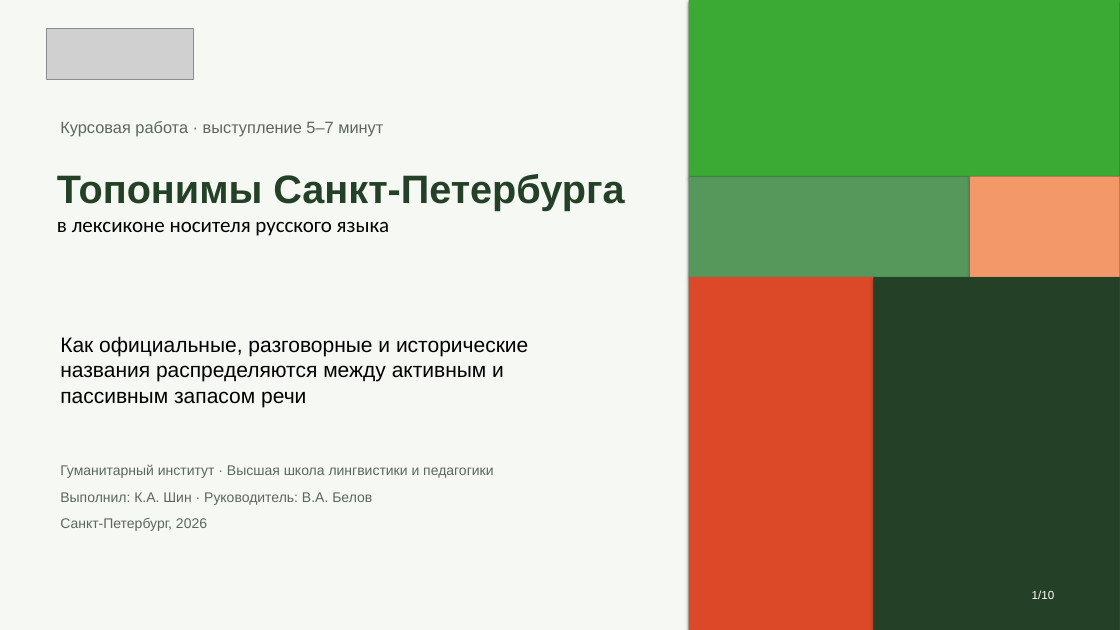
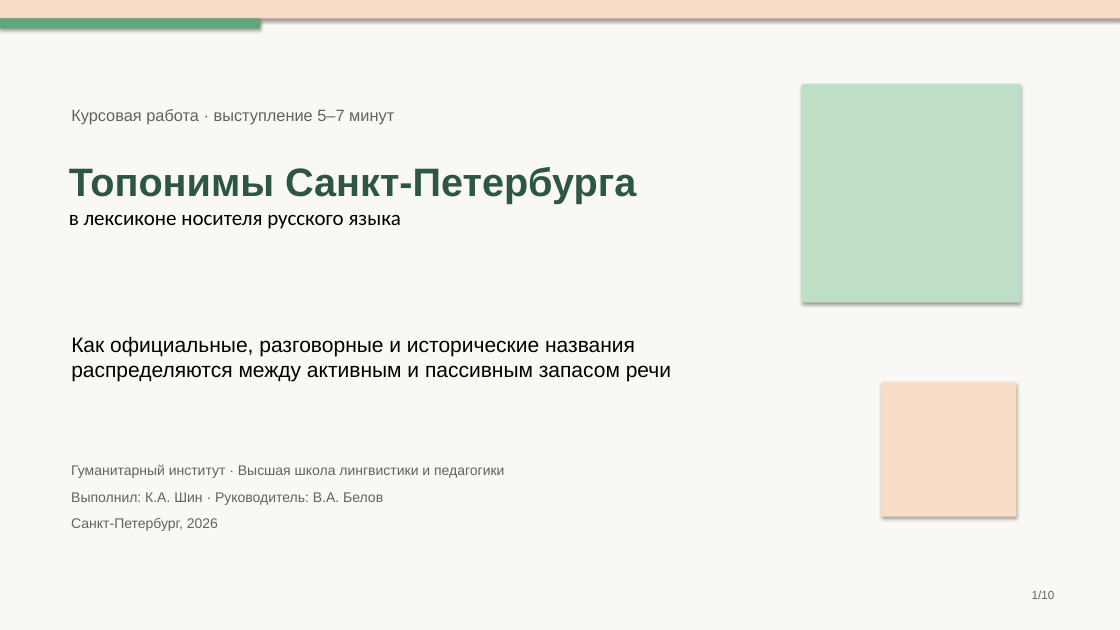
Before and after one commit to mdull2008/project, a slide deck: slide 1 of my_project.pptx. Drawn at 1120x630 pixels with LibreOffice and Linux fonts; fonts in the diff are those of the drawing; grey boxes stand for pictures. Boxes give left, top, right and bottom in pixels: in the first picture for what was removed or moved away, otherwise in the second. Text is boxed around its words. In the diff, an @@ line names an element or a change of style, - is before the commit and + after.

```diff
--- a/my_project.pptx
+++ b/my_project.pptx
@@ background #F6F8F4 to #FAF8F4 @@
@@ rectangle resized from (x1=689, y1=0, x2=1120, y2=176) to (x1=0, y1=18, x2=260, y2=29) @@
@@ rectangle at (x1=0, y1=18, x2=260, y2=29): fill #3AAA35 to #60A678 @@
@@ rectangle added at (x1=0, y1=0, x2=1120, y2=18), fill #F8DCC6 @@
@@ picture removed at (x1=46, y1=29, x2=193, y2=79) @@
@@ rectangle removed at (x1=689, y1=0, x2=1120, y2=630) @@
@@ rectangle resized from (x1=689, y1=176, x2=970, y2=277) to (x1=802, y1=84, x2=1021, y2=302) @@
@@ rectangle at (x1=802, y1=84, x2=1021, y2=302): fill #56975B to #BEDEC7 @@
@@ text "Курсовая работа · выступление 5–7 ..." moved from (x1=60, y1=121, x2=383, y2=136) to (x1=71, y1=109, x2=394, y2=124) @@
@@ text "Курсовая работа · выступление 5–7 ..." at (x1=71, y1=109, x2=394, y2=124): text colour #5C675F to #626262 @@
@@ text "Топонимы Санкт-Петербурга в лексиконе носителя ..." moved from (x1=57, y1=174, x2=624, y2=236) to (x1=69, y1=167, x2=636, y2=229) @@
@@ text "Топонимы Санкт-Петербурга в лексиконе носителя ..." at (x1=69, y1=167, x2=636, y2=229): text colour #244128 to #2D5644 in "Топонимы Санкт-Петербурга" @@
@@ rectangle removed at (x1=689, y1=277, x2=874, y2=630) @@
@@ rectangle removed at (x1=874, y1=277, x2=1120, y2=630) @@
@@ text "Как официальные, разговорные и исторические ..." rewrapped from (x1=60, y1=336, x2=528, y2=407) to (x1=71, y1=336, x2=671, y2=382) @@
@@ rectangle resized from (x1=970, y1=176, x2=1120, y2=277) to (x1=882, y1=382, x2=1017, y2=517) @@
@@ rectangle at (x1=882, y1=382, x2=1017, y2=517): fill #F39869 to #F8DCC6 @@
@@ text "Гуманитарный институт · Высшая школа ..." at (x1=71, y1=464, x2=504, y2=531): text colour #5C675F to #626262 @@
@@ text "Гуманитарный институт · Высшая школа ..." moved from (x1=60, y1=464, x2=493, y2=531) to (x1=71, y1=464, x2=504, y2=531) @@
@@ text "1/10" at (x1=1032, y1=590, x2=1055, y2=599): text colour #FFFFFF to #626262 @@
```
Also in this commit, not shown: 9 other slides changed.
